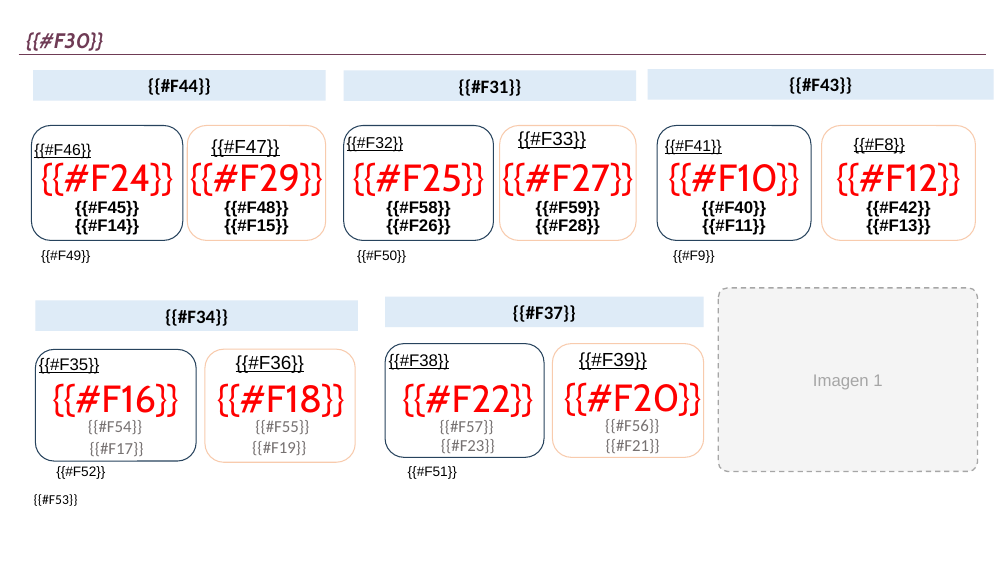
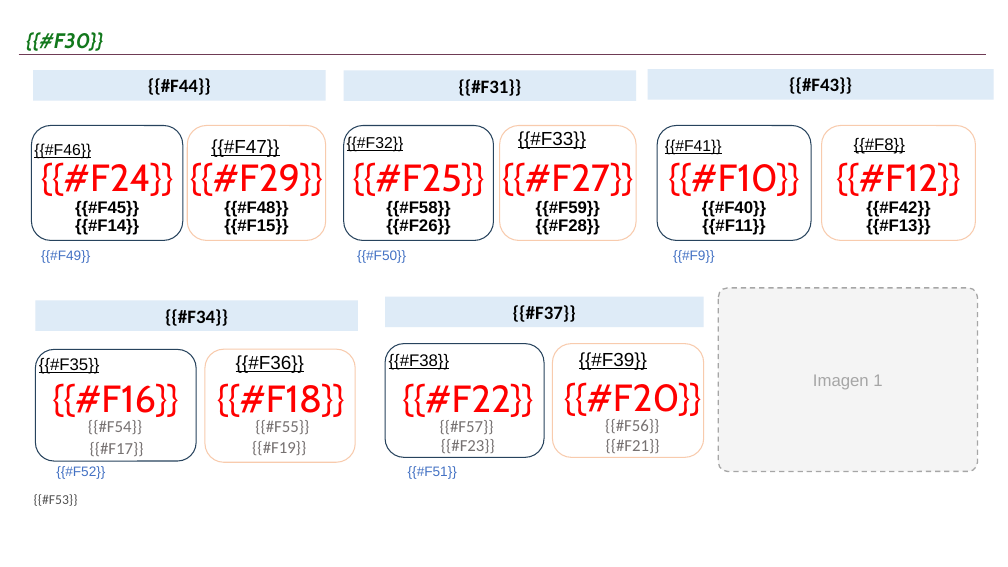
Before and after one commit to JohanCh01/flujo-cosecha, a slide deck: slide 3 of lib/plantilla_reporte.pptx. Drawn at 1008x567 pixels with LibreOffice and Linux fonts; fonts in the diff are those of the drawing. Boxes give left, top, right and bottom in pixels: in the first picture for what was removed or moved away, otherwise in the second. Text is boxed around its words. In the diff, an @@ line names an element or a change of style, - is before the commit and + after.

```diff
--- a/lib/plantilla_reporte.pptx
+++ b/lib/plantilla_reporte.pptx
@@ text "{{#F30}}" at box(26, 32, 103, 51): text colour #6F3B55 to #12781C @@
@@ text colour #000000 to #4472C4 in 5 elements at box(41, 250, 90, 263), box(357, 250, 406, 263), box(673, 250, 715, 263), box(408, 466, 457, 479), box(56, 466, 105, 479) @@
@@ text "{{#F53}}" at box(34, 494, 78, 506): text colour #000000 to #525252 @@
```
Also in this commit, not shown: 6 other slides changed, 4 other files.
